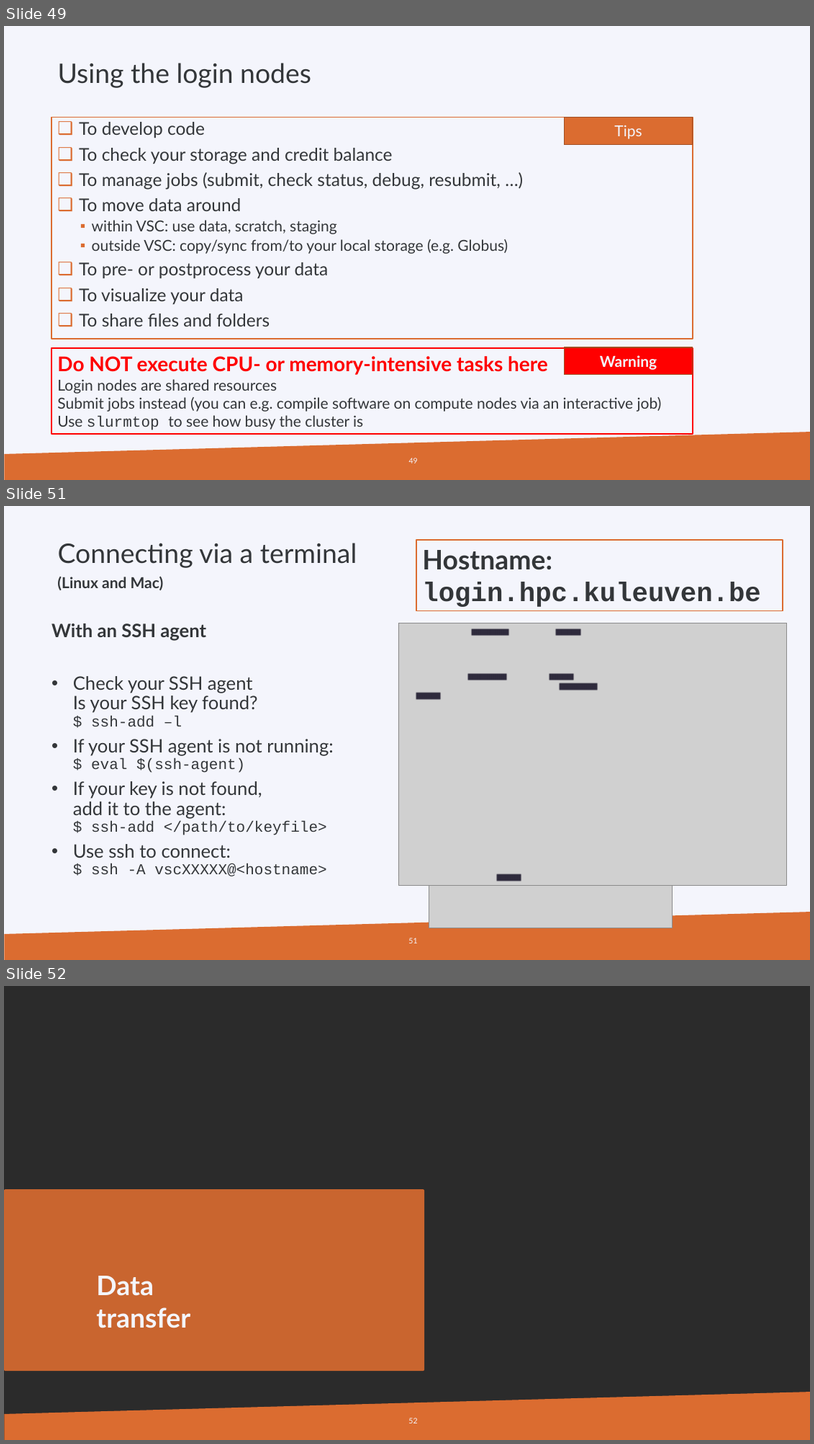
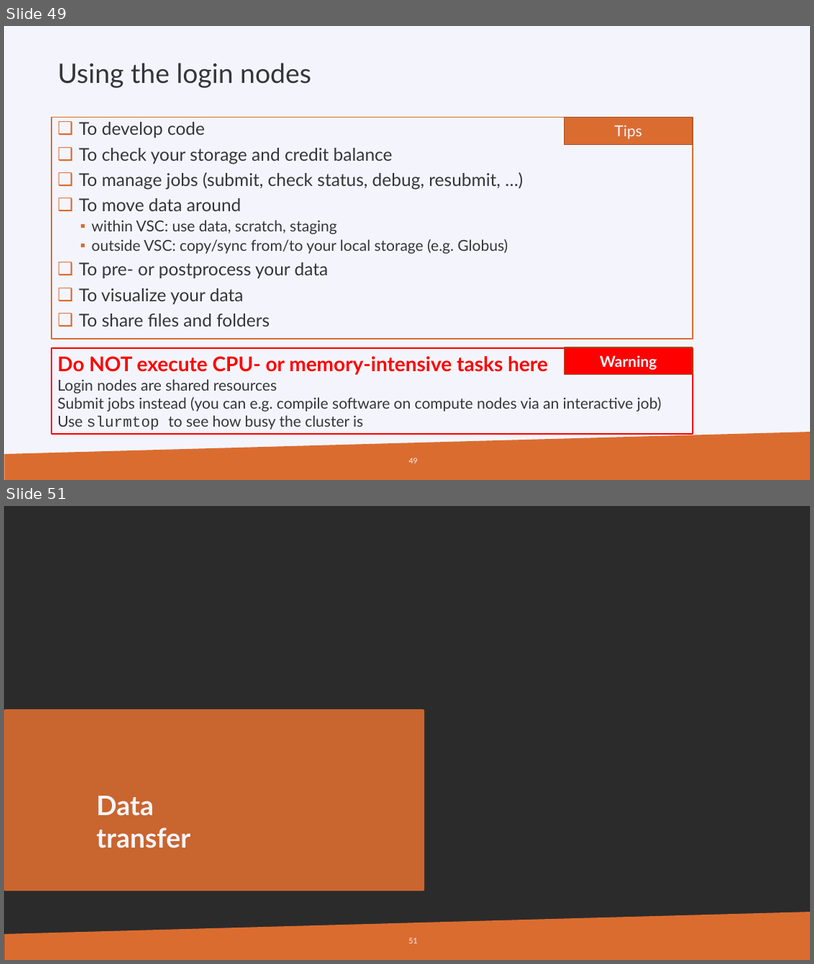
Before and after one commit to hpcleuven/HPC-intro, a slide deck: HPCintro.pptx. Shown one above the other, each under a label of ours: slides 49, 51 and 52 before the commit, slides 49 and 51 after it; the slides between them are not shown. The pictures are 814x1444 and 814x964 pixels, drawn with LibreOffice and Linux fonts; fonts in the diff are those of the drawing; grey boxes stand for pictures; background and template pictures are left out; a plain dark background stands for a picture behind light text. Boxes give left, top, right and bottom in pixels: in the first picture for what was removed or moved away, otherwise in the second. Text is boxed around its words. In the diff, an @@ line names an element or a change of style, - is before the commit and + after.

```diff
--- a/HPCintro.pptx
+++ b/HPCintro.pptx
@@ slide 51 removed at [4, 506, 810, 960], background #F4F5FC; not listed: 1 template element that a slide beside it also shows @@
@@ text removed at [58, 543, 357, 568] @@
-Connecting via a terminal
@@ rectangle removed at [417, 540, 782, 611] @@
-Hostname: login.hpc.kuleuven.be
@@ text removed at [57, 576, 164, 590] @@
-(Linux and Mac)
@@ text removed at [52, 623, 333, 876] @@
-With an SSH agent
-• Check your SSH agent
-  Is your SSH key found?
-  $ ssh-add –l
-• If your SSH agent is not running:
-  $ eval $(ssh-agent)
-• If your key is not found,
-  add it to the agent:
-  $ ssh-add </path/to/keyfile>
-• Use ssh to connect:
-  $ ssh -A vscXXXXX@<hostname>
@@ picture removed at [399, 623, 787, 875] @@
@@ group removed at [399, 623, 787, 885]: 7 rectangles, 1 picture @@
@@ picture removed at [430, 750, 672, 928] @@
@@ page number removed at [409, 937, 417, 943] @@
-51
@@ what was slide 52 is now slide 51 @@
@@ page number at [409, 937, 417, 943]: text changed @@
-52
+51
```
Also in this commit, not shown: 15 slides changed, 1 slide added, 1 other slide removed.
